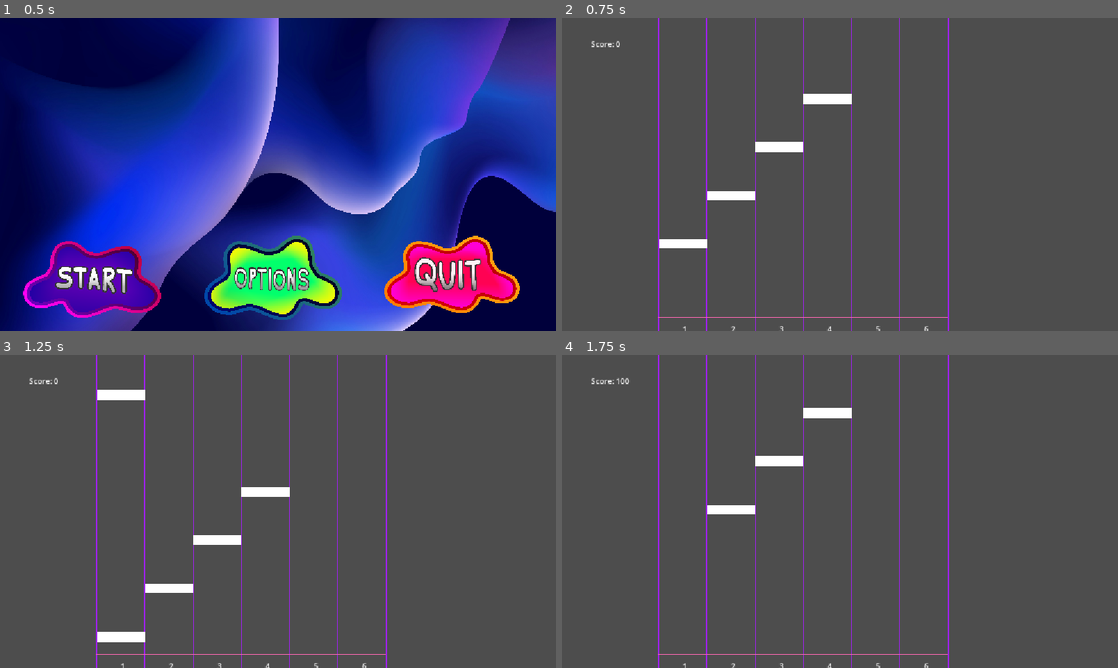
Above: before the commit, frames 1-4 (two rows, left to right).
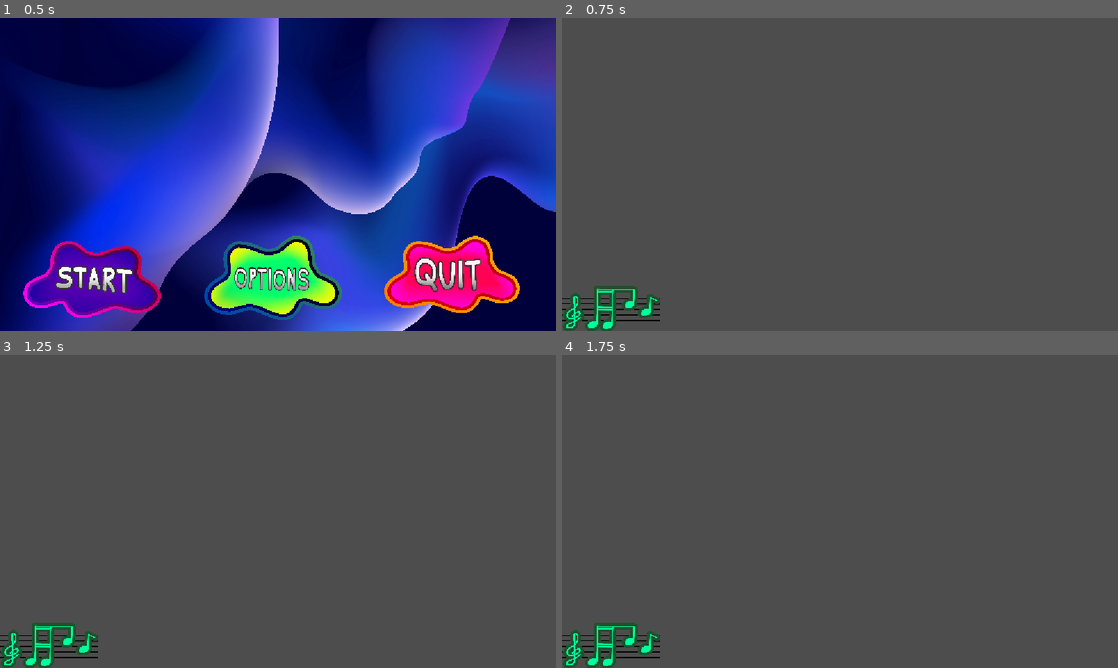
Above: after the commit, the same moments.

Repository: awesomesauce4646/rhythm-game
Game: Godot game, scene res://main_menu.tscn
Same seed, same stepped clock (60 frames per second), same inputs: the game is played once before the commit and once after it. Sound files missing from this copy of the repository are replaced by a short silence.
Inputs (mouse positions are in pixels of both pictures, inside the frame that each line leads up to):
- Up to frame 1 (0.5 s): no input
- Up to frame 2 (0.75 s): click (834, 277) at 0.5 s
- Up to frame 3 (1.25 s): no input
- Up to frame 4 (1.75 s): tap Enter at 1.25 s; move the mouse to (962, 495) at 1.27 s; hold Right from 1.28 s (still down); hold Z (1) from 1.28 s (still down); click (962, 495) at 1.42 s; tap X (2) at 1.55 s

Frame 1 is identical in both runs. In frame 2, 3.9% of the frame differs, in the area x 0-70%, y 0-100%; in frame 3, 4.1%; in frame 4, 3.6%.

Commit message:
added img in options

Diff:
--- a/main_menu.gd
+++ b/main_menu.gd
@@ -6,7 +6,7 @@
 	get_tree().change_scene_to_file("res://song.tscn")
 
 func _on_options_pressed() -> void:
-	get_tree().change_scene_to_file("res://song.tscn")
+	get_tree().change_scene_to_file("res://options.tscn")
 
 
 
--- /dev/null
+++ b/options.tscn
@@ -0,0 +1,12 @@
+[gd_scene format=3 uid="uid://r0xu8palkck8"]
+
+[ext_resource type="Texture2D" uid="uid://cma8utslr5dle" path="res://music_sheet.png" id="1_5v8ap"]
+
+[node name="Options" type="Node2D" unique_id=1150418346]
+
+[node name="TextureRect" type="TextureRect" parent="." unique_id=437739625]
+offset_top = 547.0
+offset_right = 204.0
+offset_bottom = 648.0
+texture = ExtResource("1_5v8ap")
+expand_mode = 1
--- /dev/null
+++ b/song_selection.tscn
@@ -0,0 +1,3 @@
+[gd_scene format=3 uid="uid://cahd8hrkrgf7o"]
+
+[node name="Song Selection" type="Node2D" unique_id=1823874185]
Binary file added: music_sheet.png
Not shown, added: music_sheet.png.import
